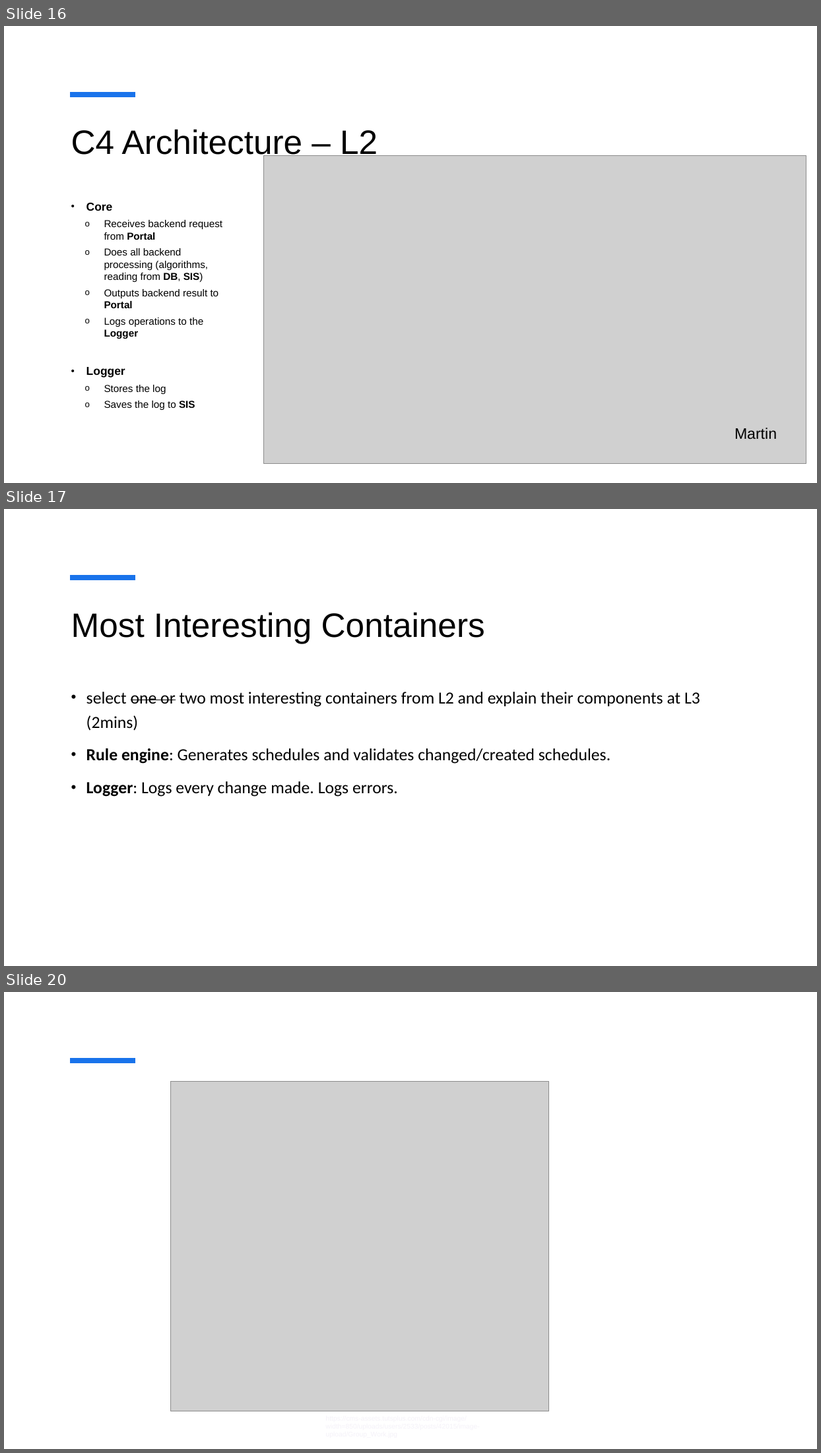
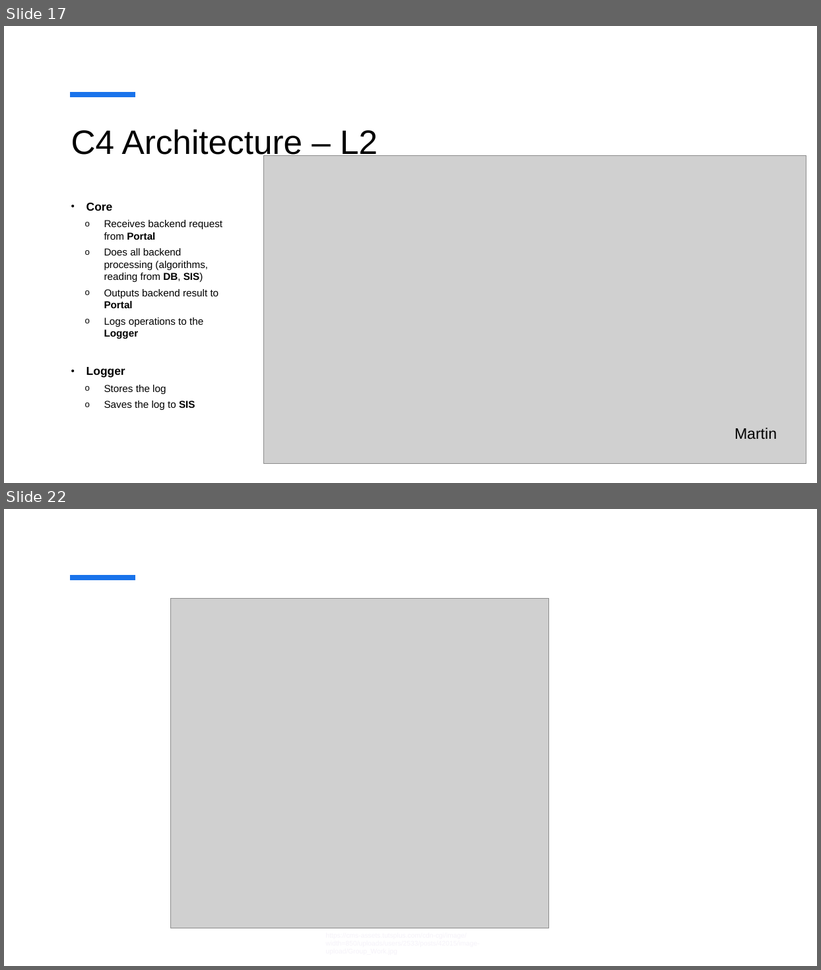
Before and after one commit to MiraZzle/NSWI130, a slide deck: milestone_1/sch2_milestone_1.pptx. Shown one above the other, each under a label of ours: slides 16, 17 and 20 before the commit, slides 17 and 22 after it; the slides between them are not shown. The pictures are 821x1453 and 821x970 pixels, drawn with LibreOffice and Linux fonts; fonts in the diff are those of the drawing; grey boxes stand for pictures. Boxes give left, top, right and bottom in pixels: in the first picture for what was removed or moved away, otherwise in the second. Text is boxed around its words. In the diff, an @@ line names an element or a change of style, - is before the commit and + after.

```diff
--- a/milestone_1/sch2_milestone_1.pptx
+++ b/milestone_1/sch2_milestone_1.pptx
@@ slide 17 removed at (4, 509, 817, 966), background #FFFFFF; not listed: 1 template element that a slide beside it also shows @@
@@ title removed at (71, 612, 485, 644) @@
-Most Interesting Containers
@@ text removed at (86, 692, 700, 797) @@
-• select one or two most interesting containers from L2 and explain their components at L3 (2mins)
-• Rule engine: Generates schedules and validates changed/created schedules.
-• Logger: Logs every change made. Logs errors.
@@ what was slide 16 is now slide 17 @@
@@ what was slide 20 is now slide 22 @@
```
Also in this commit, not shown: 2 slides changed, 7 slides added, 4 other slides removed.
